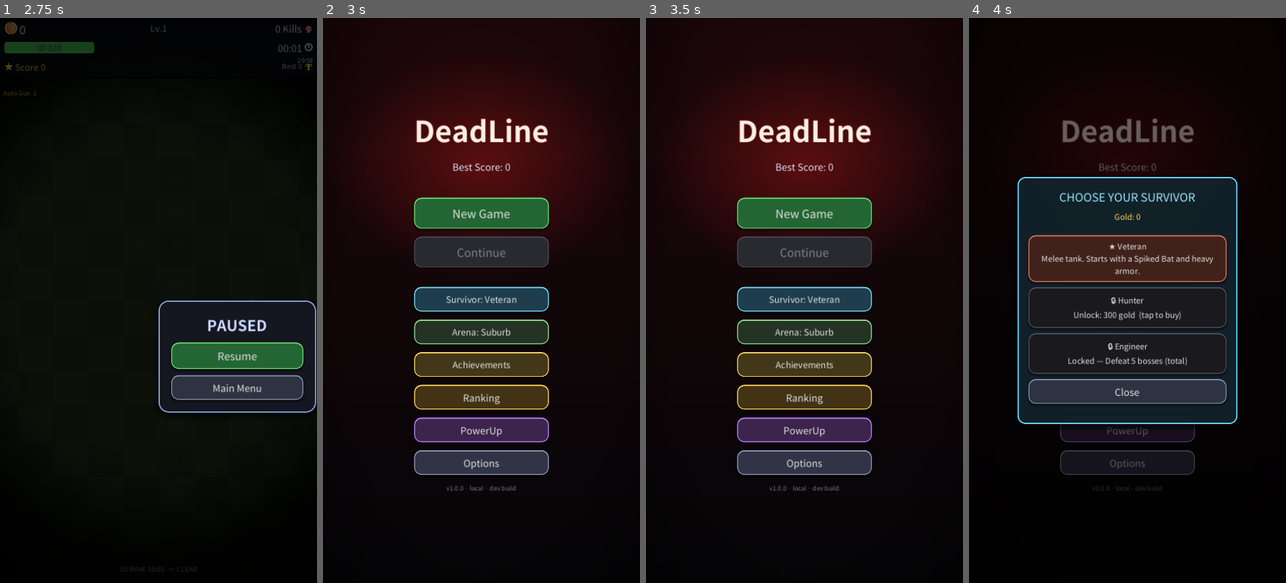
Above: before the commit, frames 1-4 (left to right).
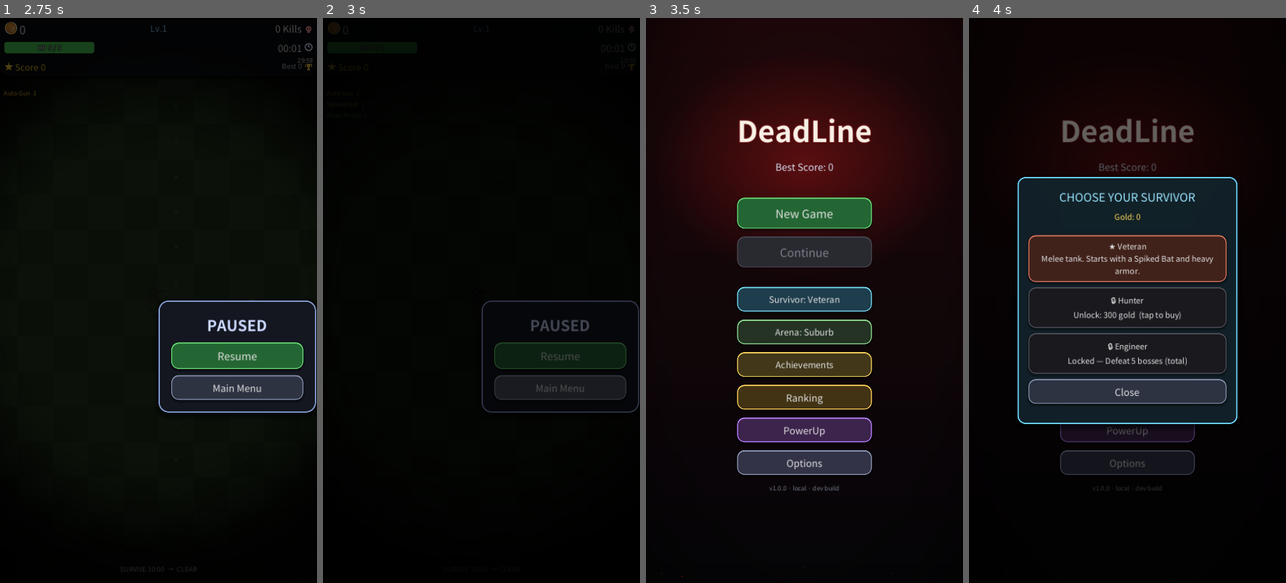
Above: after the commit, the same moments.

Repository: kosj/game_action_defence
Game: Godot game, scene res://scenes/Main.tscn
The game is run twice, just before and just after one commit, with the same random seed, the same clock (stepped at 60 frames per second) and the same inputs. This scene is started directly instead of the project's main scene. Sound files missing from this copy of the repository are replaced by a short silence.
Inputs:
- Up to frame 1 (2.75 s): click "❚❚" at 0.5 s; click "Resume" at 1.25 s; click "❚❚" at 2 s
- Up to frame 2 (3 s): click "Main Menu" at 2.75 s
- Up to frame 3 (3.5 s): no input
- Up to frame 4 (4 s): click "Survivor: Veteran" at 3.5 s

Frame 1 is identical in both runs. In frame 2, 45% of the frame differs, in the area x 4-100%, y 0-100%; in frame 3, less than 0.1%; in frame 4, less than 0.1%.

Commit message:
Polish batch 1: scene fades, button feedback, kill/damage juice
Image-free presentation polish (tier 1 of POLISH_PLAN.md).

- Scene fade transitions: new SceneFade autoload (top CanvasLayer, black
  overlay) fades out -> change_scene -> fades in. Menu/game/game-over scene
  changes route through SceneFade.transition_to (TitleScreen already had its
  own fade). No more hard cuts.
- Global button feedback: UITheme hooks get_tree().node_added, so every
  Button game-wide gets a press-scale pop (down 0.94 -> springy release) with
  no per-button edits.
- Zombie death juice: an extra bright white "pop" flash on kill, on top of the
  existing blood splat + type-color debris.
- Damage-number juice: spawn pop (numbers punch in larger then settle;
  bigger for crits) plus a small decaying horizontal shake on crit hits.
- Low-HP red vignette already existed (HUD.low_hp_overlay), so it's left as-is.

Validated headless: --import parses clean; MainMenu and Main scenes run
error-free; a probe confirms SceneFade initialized (overlay ready, not busy)
and the global button hook connected (pause button's button_down wired).

Co-Authored-By: Claude Opus 4.8 <noreply@anthropic.com>
Claude-Session: https://claude.ai/code/session_01CGDKLmv2BxdFp7Sn7aQ7ZR

Diff:
--- a/project.godot
+++ b/project.godot
@@ -29,6 +29,7 @@
 AdManager="*res://scripts/AdManager.gd"
 Locale="*res://scripts/Locale.gd"
 UITheme="*res://scripts/UITheme.gd"
+SceneFade="*res://scripts/SceneFade.gd"
 
 [gui]
 
--- a/scripts/DamageNumber.gd
+++ b/scripts/DamageNumber.gd
@@ -81,9 +81,12 @@
 	var t := clampf(_t / LIFE, 0.0, 1.0)
 	var a := 1.0 - t * t   # 끝으로 갈수록 빠르게 투명
 	var font := ThemeDB.fallback_font
-	var fsize := 34 if _big else 24
+	# 등장 팝 — 초반 0.12초 동안 크게 튀었다 정상 크기로. 크리티컬(_big)은 더 큰 팝 + 미세 흔들림.
+	var pop := 1.0 + (0.7 if _big else 0.45) * (1.0 - clampf(_t / 0.12, 0.0, 1.0))
+	var fsize := int(round((34 if _big else 24) * pop))
 	var txt := str(_amount)
 	var half_w := font.get_string_size(txt, HORIZONTAL_ALIGNMENT_LEFT, -1, fsize).x * 0.5
-	var pos := Vector2(-half_w, 0.0)
+	var shake := (sin(_t * 55.0) * 2.2 * (1.0 - t)) if _big else 0.0
+	var pos := Vector2(-half_w + shake, 0.0)
 	draw_string_outline(font, pos, txt, HORIZONTAL_ALIGNMENT_LEFT, -1, fsize, 5, Color(0, 0, 0, a * 0.9))
 	draw_string(font, pos, txt, HORIZONTAL_ALIGNMENT_LEFT, -1, fsize, Color(_color.r, _color.g, _color.b, a))
--- a/scripts/HUD.gd
+++ b/scripts/HUD.gd
@@ -899,4 +899,4 @@
 	MetaManager.bank(Events.total_gold)   # 이번 판 골드를 영구 은행에 적립
 	Events.reset()
 	Pool.clear()
-	get_tree().change_scene_to_file("res://scenes/MainMenu.tscn")
+	SceneFade.transition_to("res://scenes/MainMenu.tscn")
--- a/scripts/MainMenu.gd
+++ b/scripts/MainMenu.gd
@@ -1010,7 +1010,7 @@
 	SaveManager.pending_continue = false
 	Events.reset()
 	Events.set_high_score(RankingManager.current_best())   # 이번 판 신기록 기준점(단일 모드)
-	get_tree().change_scene_to_file("res://scenes/Main.tscn")
+	SceneFade.transition_to("res://scenes/Main.tscn")
 
 
 func _on_continue_pressed() -> void:
@@ -1018,4 +1018,4 @@
 	if data.is_empty():
 		return
 	SaveManager.apply_to_events(data)
-	get_tree().change_scene_to_file("res://scenes/Main.tscn")
+	SceneFade.transition_to("res://scenes/Main.tscn")
--- /dev/null
+++ b/scripts/SceneFade.gd
@@ -0,0 +1,29 @@
+extends CanvasLayer
+## 씬 전환 페이드 (Autoload "SceneFade"). 검은 오버레이로 페이드아웃 → 씬 교체 → 페이드인 하여
+## 메뉴↔게임↔게임오버 전환의 끊김을 없앤다. 오버레이는 최상단 레이어, 입력은 통과시킨다.
+
+var _rect: ColorRect = null
+var _busy: bool = false
+
+
+func _ready() -> void:
+	layer = 128
+	process_mode = Node.PROCESS_MODE_ALWAYS   # 정지 중 전환에도 동작
+	_rect = ColorRect.new()
+	_rect.color = Color(0, 0, 0, 0.0)
+	_rect.set_anchors_preset(Control.PRESET_FULL_RECT)
+	_rect.mouse_filter = Control.MOUSE_FILTER_IGNORE
+	add_child(_rect)
+
+
+## 페이드아웃(→검정) 후 씬 교체, 다시 페이드인. 전환 중 재호출은 무시.
+func transition_to(path: String, dur: float = 0.3) -> void:
+	if _busy:
+		return
+	_busy = true
+	var tw := create_tween()
+	tw.tween_property(_rect, "color:a", 1.0, dur).set_trans(Tween.TRANS_SINE)
+	tw.tween_callback(func(): get_tree().change_scene_to_file(path))
+	tw.tween_interval(0.05)
+	tw.tween_property(_rect, "color:a", 0.0, dur).set_trans(Tween.TRANS_SINE)
+	tw.tween_callback(func(): _busy = false)
--- a/scripts/UITheme.gd
+++ b/scripts/UITheme.gd
@@ -21,6 +21,29 @@
 func _ready() -> void:
 	# 루트(Window)는 이미 트리에 있으나, 안전하게 다음 프레임에 설치한다.
 	call_deferred("_install")
+	# 전역 버튼 피드백 — 이후 트리에 추가되는 모든 Button 에 눌림 팝(스케일) 을 자동 부여.
+	get_tree().node_added.connect(_hook_button)
+
+
+## 씬 전환 후에도 새로 생성되는 버튼마다 눌림 애니메이션을 연결한다(개별 위젯 수정 불필요).
+func _hook_button(n: Node) -> void:
+	if n is Button:
+		n.button_down.connect(_btn_press.bind(n))
+		n.button_up.connect(_btn_release.bind(n))
+
+
+func _btn_press(b: Button) -> void:
+	if not is_instance_valid(b):
+		return
+	b.pivot_offset = b.size * 0.5   # 중심 기준 스케일
+	b.scale = Vector2(0.94, 0.94)
+
+
+func _btn_release(b: Button) -> void:
+	if not is_instance_valid(b):
+		return
+	var tw := b.create_tween()
+	tw.tween_property(b, "scale", Vector2.ONE, 0.12).set_trans(Tween.TRANS_BACK).set_ease(Tween.EASE_OUT)
 
 
 func _install() -> void:
--- a/scripts/Zombie.gd
+++ b/scripts/Zombie.gd
@@ -294,7 +294,8 @@
 	Events.zombie_killed.emit()
 	Events.add_score(_score_value)
 	var scene := get_tree().current_scene
-	# 피 스플랫(어두운 적색) + 종류색 파편 — 터질 때 "우수수" 쾌감. FX 는 풀링돼 부하 최소.
+	# 흰 팝 섬광(즉각적 처치 타격감) + 피 스플랫(어두운 적색) + 종류색 파편. FX 는 풀링돼 부하 최소.
+	_FXBurst.spawn(scene, global_position, Color(1.0, 1.0, 0.95), 26.0, 0.16)
 	_FXBurst.spawn(scene, global_position, Color(0.58, 0.05, 0.06), 44.0, 0.32)
 	_FXBurst.spawn(scene, global_position, _type_color, 34.0, 0.30)
 	var g := Pool.acquire(GOLD, get_tree().current_scene)
